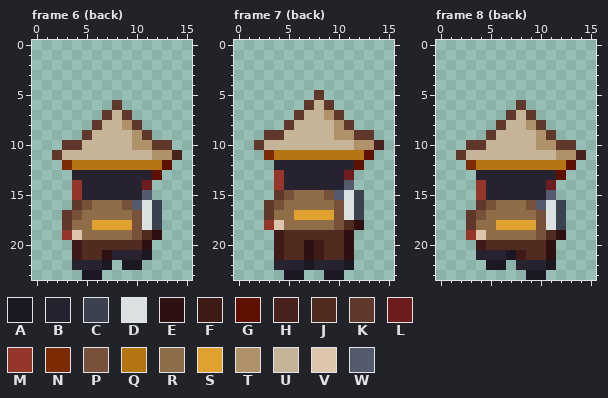
Edited in one commit: pixel-art file (art/bodies/unorthodox.aseprite). This is how it looked before the edit.
16x24 pixels, 42 frames. Colours within 5 levels of each other are drawn and written as one. Shown: frame 6 (back), frame 7 (back), frame 8 (back). The commit also changed other frames, which this record leaves out.
Palette (. is transparent): A #1b1823  B #26222f  C #3c414f  D #dbe0e1  E #2f1011  F #3f1b17  G #5e1100  H #47221e  J #4f2b20  K #5f382b  L #6e1c1d  M #94372a  N #7d2b04  P #775139  Q #b57513  R #8e6d48  S #e1a12e  T #b0926a  U #c5b498  V #ddc6ac  W #545b6d
After:
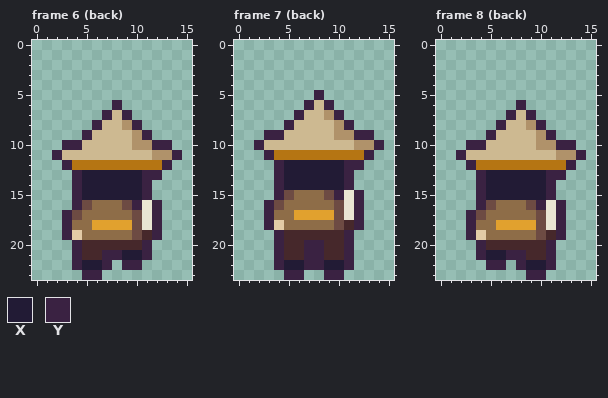
Colours new in this view: X #221b35  Y #3a2242
Diff:
colour D: #dbe0e1 -> #e9e5d3
colour J: #4f2b20 -> #46282b
colour P: #775139 -> #6d4b43
colour U: #c5b498 -> #cdb991
colour V: #ddc6ac -> #e3cba6
Frame 6 (back):
y 6: x 8 K -> Y
y 7: x 7 K -> Y; x 9 K -> Y
y 8: x 6 K -> Y; x 10 K -> Y
y 9: x 5 K -> Y; x 11 K -> Y
y 10: x 3..4 KK -> YY; x 12..13 KK -> YY
y 11: x 2 K -> Y; x 14 H -> Y
y 12: x 3 N -> Y; x 13 G -> Y
y 13: x 4..12 BBBBBBBBG -> YXXXXXXYY
y 14: x 4..11 MBBBBBBL -> YXXXXXXY
y 15: x 4..11 MBBBBBBW -> YXXXXXXY
y 16: x 4 K -> Y; x 10 W -> Y; x 12 C -> Y
y 17..18: x 3 K -> Y; x 12 C -> Y
y 19: x 3 M -> Y; x 12 E -> Y
y 20: x 4 F -> Y; x 11 E -> Y
y 21: x 4 F -> Y; x 7..11 EBBBA -> YYXXY
y 22: x 4..7 BBBA -> YXXY; x 9..10 AA -> YY
y 23: x 5..6 AA -> YY
Frame 7 (back):
y 5: x 8 K -> Y
y 6: x 7 K -> Y; x 9 K -> Y
y 7: x 6 K -> Y; x 10 K -> Y
y 8: x 5 K -> Y; x 11 K -> Y
y 9: x 3..4 KK -> YY; x 12..13 KK -> YY
y 10: x 2 K -> Y; x 14 H -> Y
y 11: x 3 N -> Y; x 13 G -> Y
y 12: x 4..12 BBBBBBBBG -> YXXXXXXYY
y 13: x 4..11 MBBBBBBL -> YXXXXXXY
y 14: x 4..11 MBBBBBBW -> YXXXXXXY
y 15: x 4 K -> Y; x 10 W -> Y; x 12 C -> Y
y 16..17: x 3 K -> Y; x 12 C -> Y
y 18: x 3 M -> Y; x 12 E -> Y
y 19: x 4 F -> Y; x 11 E -> Y
y 20..21: x 4 F -> Y; x 7..8 EF -> YY; x 11 E -> Y
y 22: x 4..11 BBBABBBA -> YXXYYXXY
y 23: x 5..6 AA -> YY; x 9..10 AA -> YY
Frame 8 (back):
y 6: x 8 K -> Y
y 7: x 7 K -> Y; x 9 K -> Y
y 8: x 6 K -> Y; x 10 K -> Y
y 9: x 5 K -> Y; x 11 K -> Y
y 10: x 3..4 KK -> YY; x 12..13 KK -> YY
y 11: x 2 K -> Y; x 14 H -> Y
y 12: x 3 N -> Y; x 13 G -> Y
y 13: x 4..12 BBBBBBBBG -> YXXXXXXYY
y 14: x 4..11 MBBBBBBL -> YXXXXXXY
y 15: x 4..11 MBBBBBBW -> YXXXXXXY
y 16: x 4 K -> Y; x 10 W -> Y; x 12 C -> Y
y 17..18: x 3 K -> Y; x 12 C -> Y
y 19: x 3 M -> Y; x 12 E -> Y
y 20: x 4 F -> Y; x 11 E -> Y
y 21: x 4..8 BBBAF -> YXXYY; x 11 E -> Y
y 22: x 5..6 AA -> YY; x 8..11 BBBA -> YXXY
y 23: x 9..10 AA -> YY
